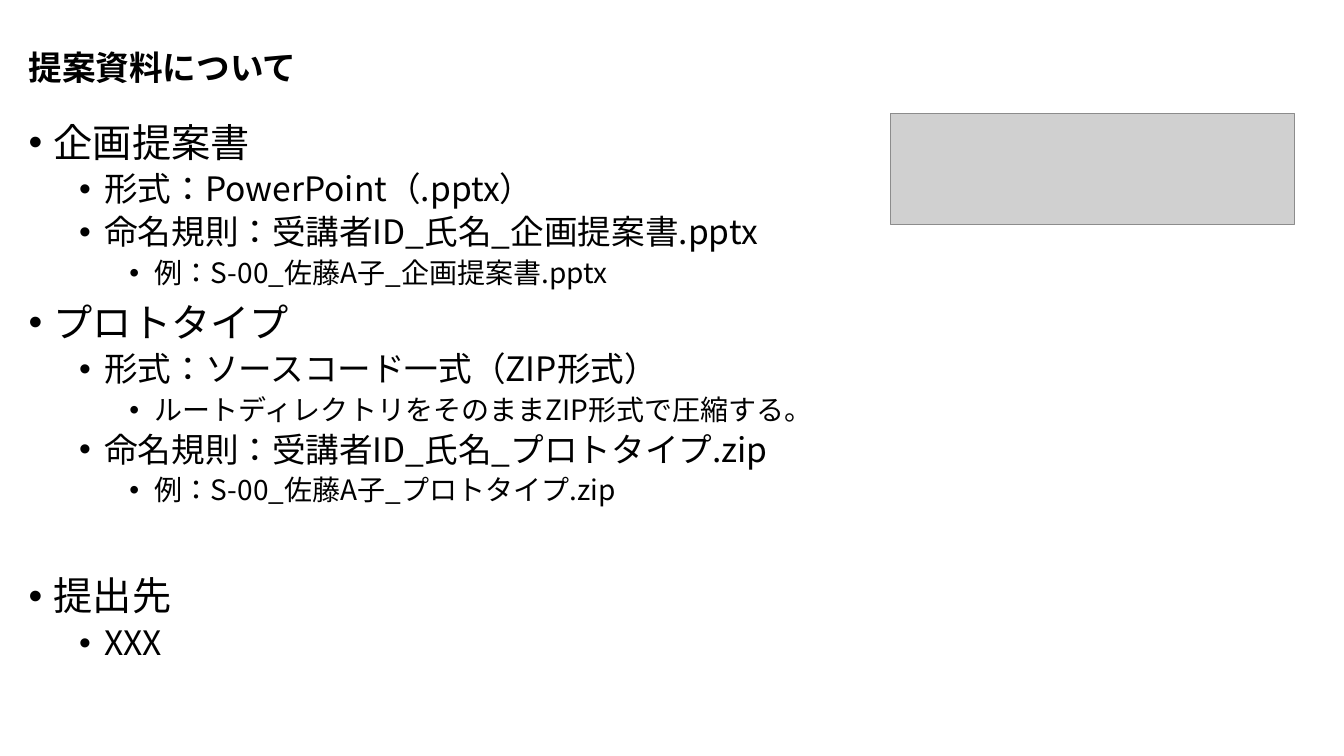
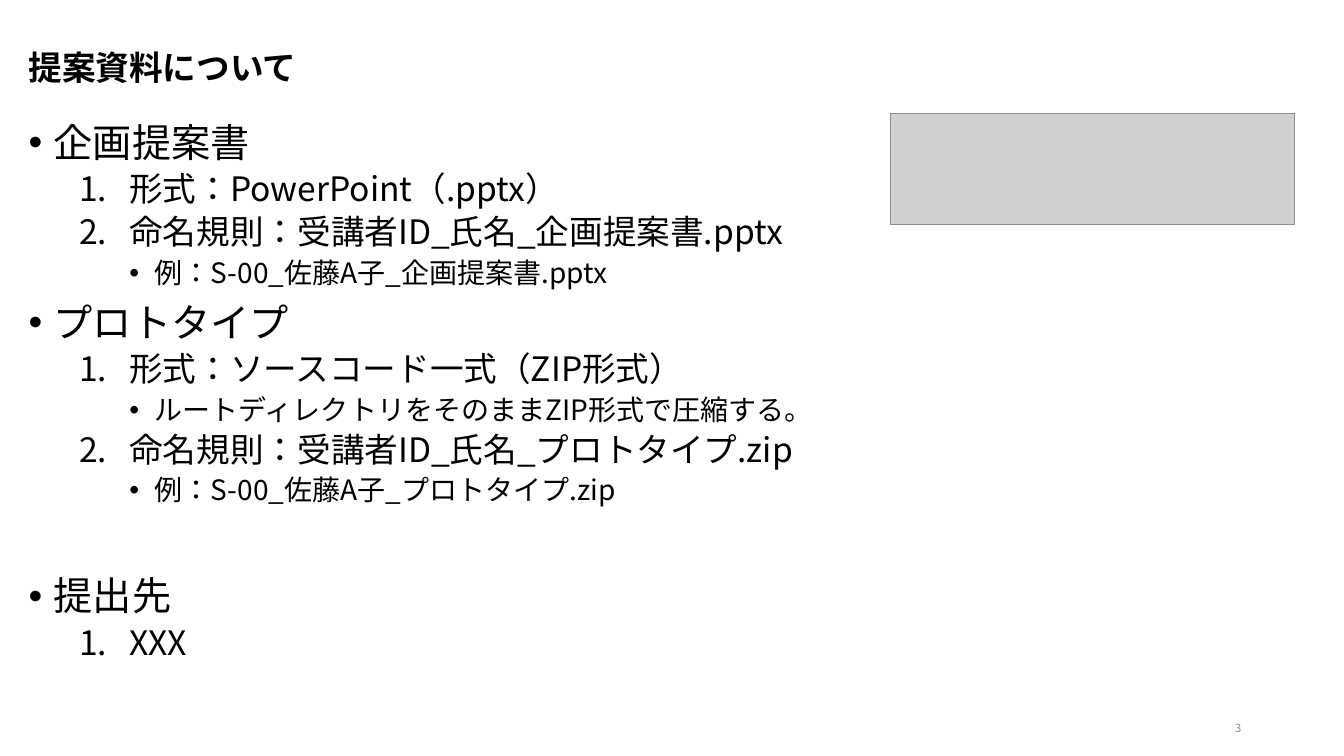
Before and after one commit to nishida2073/ai_navive, a slide deck: slide 3 of 00_オリエンテーション/【AI Native研修-提案】研修の概要.pptx. Drawn at 1344x756 pixels with LibreOffice and Linux fonts; fonts in the diff are those of the drawing; grey boxes stand for pictures. Boxes give left, top, right and bottom in pixels: in the first picture for what was removed or moved away, otherwise in the second. Text is boxed around its words. In the diff, an @@ line names an element or a change of style, - is before the commit and + after.

```diff
--- a/00_オリエンテーション/【AI Native研修-提案】研修の概要.pptx
+++ b/00_オリエンテーション/【AI Native研修-提案】研修の概要.pptx
@@ text at [129, 172, 792, 655]: bullet • to 1. @@
@@ page number added at [1235, 724, 1241, 732], 8 pt, text #8C8C8C @@
+3
```
Also in this commit, not shown: 5 other slides changed, 2 other files.
